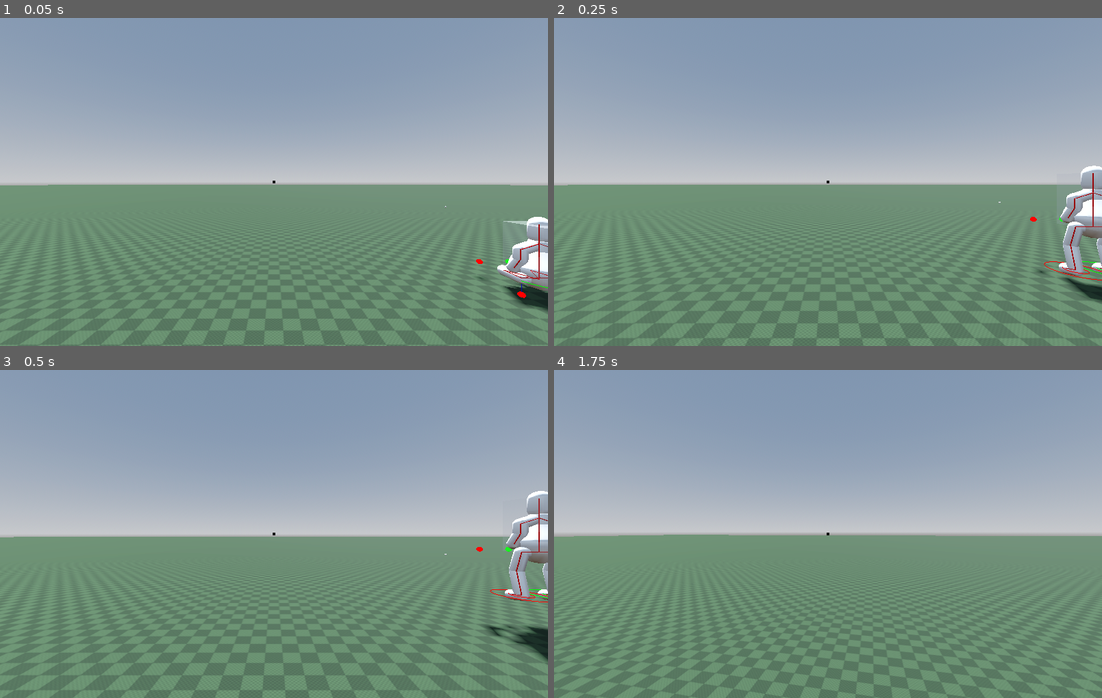
Above: before the commit, frames 1-4 (two rows, left to right).
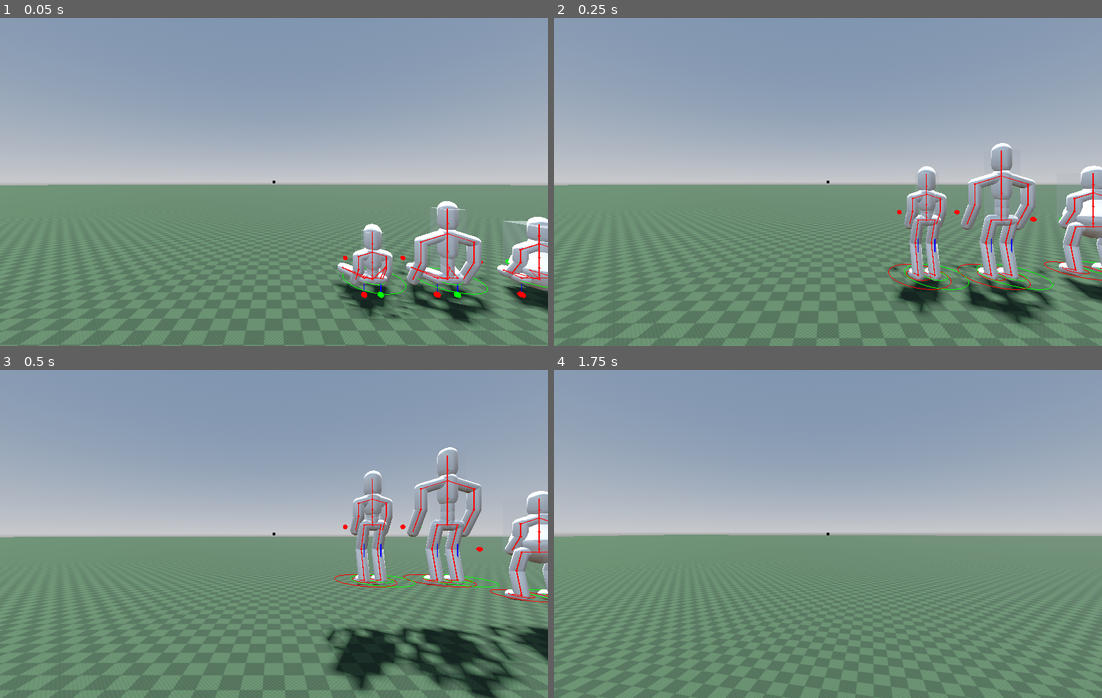
Above: after the commit, the same moments.

Repository: marcolatellafrias/character-parametric
Game: Godot game, scene res://Scenes/Demo.tscn
Two runs of this game, one before a commit and one after it. Both use one fixed random seed, a clock stepped at 60 frames per second and the inputs below.
Inputs (mouse positions are in pixels of both pictures, inside the frame that each line leads up to):
- Up to frame 1 (0.05 s): no input
- Up to frame 2 (0.25 s): no input
- Up to frame 3 (0.5 s): no input
- Up to frame 4 (1.75 s): tap Enter at 0.5 s; move the mouse to (855, 534) at 0.52 s; hold W (move_forward) from 0.53 s (still down); tap Space (jump) at 0.6, 0.77, 1.07, 1.52, 1.55 s; click (855, 534) at 0.67 s; move the mouse to (800, 534) at 1.27 s; click (800, 534) at 1.35 s

The runs differ from the first frame. In frame 1, 4.9% of the frame differs, in the area x 61-100%, y 55-94%; in frame 2, 6.3%; in frame 3, 8.6%, in the area x 59-100%, y 23-100%; in frame 4, nothing differs.

Commit message:
refined skeleton debug

Diff:
--- a/Scenes/Demo.tscn
+++ b/Scenes/Demo.tscn
@@ -158,6 +158,14 @@
 [node name="fat" parent="chars" instance=ExtResource("11_ymvx6")]
 transform = Transform3D(1, 0, 0, 0, 1, 0, 0, 0, 1, 1.235, 0.3, -10.597)
 
+[node name="giga" parent="chars" instance=ExtResource("11_ymvx6")]
+transform = Transform3D(1, 0, 0, 0, 1, 0, 0, 0, 1, -0.3612877, 0.3, -10.597)
+archetype = 3
+
+[node name="old" parent="chars" instance=ExtResource("11_ymvx6")]
+transform = Transform3D(1, 0, 0, 0, 1, 0, 0, 0, 1, -1.6626201, 0.3, -10.597)
+archetype = 4
+
 [node name="tall" parent="chars" instance=ExtResource("11_ymvx6")]
 transform = Transform3D(1, 0, 0, 0, 1, 0, 0, 0, 1, 2.8281984, 0.5, -10.493808)
 archetype = 2
--- a/Scripts/character/archetypes.gd
+++ b/Scripts/character/archetypes.gd
@@ -1,6 +1,6 @@
 class_name EntityStats
 
-enum Archetype {fat_man, kid, tall_lanky, giga}
+enum Archetype {fat_man, kid, tall_lanky, giga, old}
 enum Specie {human, alien, robot}
 
 #STATS
@@ -55,8 +55,10 @@
 		return tall_lanky_arch()
 	if(archetype == Archetype.kid):
 		return kid_arch()
+	if(archetype == Archetype.giga):
+		return giga_arch()
 	else:
-		return giga_arch()
+		return old_arch()
 
 func as_alien(seed: float) -> EntityStats:
 	return
@@ -127,7 +129,7 @@
 	arch.time_to_standup = 1.0
 	arch.strenght = 0.3
 	arch.throw_strenght = 0.2
-	arch.reach = 0.2
+	arch.reach = 0.3
 	arch.reach_multiplier = 1.0
 	arch.jump_strenght = 0.6
 	arch.jump_multiplier = 2.0
@@ -233,14 +235,59 @@
 	arch.fatness = 0.0
 	arch.muscularity = 1.0
 
+	arch.height = 2.2
+
+	arch.neck_to_head_proportion = 0.2
+	arch.chest_to_low_spine_proportion = 0.35
+	arch.legs_to_feet_proportion = 0.45
+	arch.hips_width_proportion = 0.08
+	arch.shoulder_width_proportion = 0.22
+
+	arch.has_neck = true
+
+	return arch
+
+static func old_arch() -> EntityStats:
+	var arch = EntityStats.new()
+
+	arch.weight = 120.0
+	arch.speed_forw = 2.0
+	arch.speed_back = 2.0
+	arch.speed_side = 2.0
+	arch.speed_multiplier = 2.0
+	arch.time_to_max_speed = 3.0
+	arch.vertical_forw_stability = 0.5
+	arch.vertical_back_stability = 0.5
+	arch.vertical_side_stability = 0.5
+	arch.vertical_stability_spring = 0.7
+	arch.vertical_stability_damp = 0.7
+	arch.time_to_standup = 1.0
+	arch.strenght = 0.55
+	arch.throw_strenght = 0.8
+	arch.reach = 0.5
+	arch.reach_multiplier = 1.0
+	arch.jump_strenght = 0.6
+	arch.jump_multiplier = 2.0
+	arch.time_to_max_jump = 0.5
+
+	arch.vertical_turn_speed = 0.8
+	arch.vertical_turn_spring = 0.8
+	arch.vertical_turn_damp = 0.8
+	arch.horizontal_turn_speed = 0.8
+	arch.horizontal_turn_spring = 0.8
+	arch.horizontal_turn_damp = 0.8
+
+	arch.fatness = 0.0
+	arch.muscularity = 1.0
+
 	arch.height = 1.8
 
 	arch.neck_to_head_proportion = 0.2
 	arch.chest_to_low_spine_proportion = 0.25
 	arch.legs_to_feet_proportion = 0.55
-	arch.hips_width_proportion = 1.5
-	arch.shoulder_width_proportion = 1.2
-
-	arch.has_neck = true
-
-	return arch
+	arch.hips_width_proportion = 0.08
+	arch.shoulder_width_proportion = 0.14
+
+	arch.has_neck = true
+
+	return arch
--- a/Scripts/character/custom_bone.gd
+++ b/Scripts/character/custom_bone.gd
@@ -6,6 +6,7 @@
 var length :float = capsule_dimensions.y :
 		get:  return capsule_dimensions.y
 		set(val): capsule_dimensions.y = val
+var visual_offsets : Vector2
 
 func _get_mesh_instance3d() -> MeshInstance3D:
 	var mesh_instance := MeshInstance3D.new() #DebugUtil.create_debug_colored_cube(bone.capsule_dimensions)
@@ -43,7 +44,7 @@
 	rigid_body.add_child(mesh_instance3d)
 	rigid_body.camera.position = Vector3(0, 1.7, 2.7)
 
-static func create(new_capsule_dimensions: Vector3, new_rest_rotation: Vector3, new_color: Color,father_bone: CustomBone=null, use_father_end: bool= true) -> CustomBone:
+static func create(new_capsule_dimensions: Vector3, new_rest_rotation: Vector3, new_color: Color, offsets: Vector2, father_bone: CustomBone=null, use_father_end: bool= true) -> CustomBone:
 	#Instancio
 	var bone := preload("res://Scenes/custom_bone.tscn").instantiate() as CustomBone
 	bone.capsule_dimensions = new_capsule_dimensions
@@ -82,6 +83,8 @@
 	#var debug_mesh := MeshInstance3D.new()
 	var debug_line := DebugUtil.create_debug_line(Color.RED,bone.capsule_dimensions.y,true,false)
 	bone.add_child(debug_line)
+	var debug_sphere := DebugUtil.create_debug_sphere(Color.RED,0.03,true)
+	bone.add_child(debug_sphere)
 
 	# Hago que el pivot del hueso, este donde termina o empieza el hueso padre
 	if father_bone:
@@ -101,35 +104,35 @@
 	pass
 
 
-static func createFromToLeft(new_parent: CustomBone, new_capsule_dimensions: Vector3, y_offset_rotation: float, z_offset_rotation: float, new_color: Color, use_parent_end_as_pivot: bool) -> CustomBone:
+static func createFromToLeft(new_parent: CustomBone, new_capsule_dimensions: Vector3,offsets: Vector2, y_offset_rotation: float, z_offset_rotation: float, new_color: Color, use_parent_end_as_pivot: bool) -> CustomBone:
 	var base_rotation := Vector3(0, 0, deg_to_rad(90))
 	var offset_rotation := Vector3(0.0, y_offset_rotation, z_offset_rotation)
 	var final_rest_rotation := base_rotation + offset_rotation
-	return create(new_capsule_dimensions, final_rest_rotation, new_color, new_parent, use_parent_end_as_pivot)
-
-static func createFromToRight(new_parent: CustomBone, new_capsule_dimensions: Vector3, y_offset_rotation: float, z_offset_rotation: float, new_color: Color, use_parent_end_as_pivot: bool) -> CustomBone:
+	return create(new_capsule_dimensions, final_rest_rotation, new_color, offsets, new_parent, use_parent_end_as_pivot)
+
+static func createFromToRight(new_parent: CustomBone, new_capsule_dimensions: Vector3, offsets: Vector2, y_offset_rotation: float, z_offset_rotation: float, new_color: Color, use_parent_end_as_pivot: bool) -> CustomBone:
 	var base_rotation := Vector3(0, 0, deg_to_rad(-90))
 	var offset_rotation := Vector3(0.0, y_offset_rotation, z_offset_rotation)
 	var final_rest_rotation := base_rotation + offset_rotation
-	return create(new_capsule_dimensions, final_rest_rotation, new_color, new_parent, use_parent_end_as_pivot)
-
-static func createFromToDown(new_parent: CustomBone, new_capsule_dimensions: Vector3, z_offset_rotation: float, x_offset_rotation: float, new_color: Color, use_parent_end_as_pivot: bool) -> CustomBone:
+	return create(new_capsule_dimensions, final_rest_rotation, new_color, offsets, new_parent, use_parent_end_as_pivot)
+
+static func createFromToDown(new_parent: CustomBone, new_capsule_dimensions: Vector3,offsets: Vector2, z_offset_rotation: float, x_offset_rotation: float, new_color: Color, use_parent_end_as_pivot: bool) -> CustomBone:
 	var base_rotation := Vector3(deg_to_rad(180), 0, 0)
 	var offset_rotation := Vector3(x_offset_rotation, 0.0, z_offset_rotation)
 	var final_rest_rotation :=  base_rotation + offset_rotation
-	return create(new_capsule_dimensions, final_rest_rotation, new_color, new_parent, use_parent_end_as_pivot)
-
-static func createFromToUp(new_parent: CustomBone, new_capsule_dimensions: Vector3, z_offset_rotation: float, x_offset_rotation: float, new_color: Color, use_parent_end_as_pivot: bool) -> CustomBone:
+	return create(new_capsule_dimensions, final_rest_rotation, new_color, offsets, new_parent, use_parent_end_as_pivot)
+
+static func createFromToUp(new_parent: CustomBone, new_capsule_dimensions: Vector3,offsets: Vector2, z_offset_rotation: float, x_offset_rotation: float, new_color: Color, use_parent_end_as_pivot: bool) -> CustomBone:
 	var base_rotation := Vector3(0, 0, 0)
 	var offset_rotation := Vector3(x_offset_rotation, 0.0, z_offset_rotation)
 	var final_rest_rotation := base_rotation + offset_rotation
-	return create(new_capsule_dimensions, final_rest_rotation, new_color, new_parent, use_parent_end_as_pivot)
-
-static func createFromToForward(new_parent: CustomBone, new_capsule_dimensions: Vector3, y_offset_rotation: float, z_offset_rotation: float, new_color: Color, use_parent_end_as_pivot: bool) -> CustomBone:
+	return create(new_capsule_dimensions, final_rest_rotation, new_color, offsets, new_parent, use_parent_end_as_pivot)
+
+static func createFromToForward(new_parent: CustomBone, new_capsule_dimensions: Vector3,offsets: Vector2, y_offset_rotation: float, z_offset_rotation: float, new_color: Color, use_parent_end_as_pivot: bool) -> CustomBone:
 	var base_rotation := Vector3(-deg_to_rad(90), 0, 0)
 	var offset_rotation := Vector3(0.0, y_offset_rotation, z_offset_rotation)
 	var final_rest_rotation := base_rotation + offset_rotation
-	return create(new_capsule_dimensions, final_rest_rotation, new_color, new_parent, use_parent_end_as_pivot)
+	return create(new_capsule_dimensions, final_rest_rotation, new_color, offsets, new_parent, use_parent_end_as_pivot)
 
 func pose_from_rest_to(dir: Vector3, pole: Vector3) -> Basis:
 	# Compute the rest basis from the bone's stored rest_rotation
--- a/Scripts/character/custom_bones_util.gd
+++ b/Scripts/character/custom_bones_util.gd
@@ -24,31 +24,31 @@
 static func create(sizes: SkeletonSizesUtil, entity_stats: EntityStats) -> CustomBonesUtil:
 	var bones_util = CustomBonesUtil.new()
 	# Hueso raíz
-	bones_util.lower_spine = CustomBone.create(sizes.lower_spine_size, Vector3.ZERO, Color.WHITE_SMOKE)
+	bones_util.lower_spine = CustomBone.create(sizes.lower_spine_size, Vector3.ZERO, Color.WHITE_SMOKE, Vector2.ZERO)
 	# Chest and spine
-	bones_util.middle_spine = CustomBone.createFromToUp(bones_util.lower_spine, sizes.middle_spine_size, 0.0,0.0, Color.SKY_BLUE, true)
-	bones_util.upper_spine = CustomBone.createFromToUp(bones_util.middle_spine, sizes.upper_spine_size, 0.0,0.0, Color.BURLYWOOD , true)
-	bones_util.chest = CustomBone.createFromToUp(bones_util.upper_spine, sizes.chest_size, 0.0,0.0, Color.BURLYWOOD , true)
-	bones_util.left_hip = CustomBone.createFromToLeft(bones_util.lower_spine, sizes.hip_size, 0.0,0.0, Color.ROYAL_BLUE , false)
-	bones_util.right_hip = CustomBone.createFromToRight(bones_util.lower_spine, sizes.hip_size, 0.0,0.0, Color.ROYAL_BLUE , false)
+	bones_util.middle_spine = CustomBone.createFromToUp(bones_util.lower_spine, sizes.middle_spine_size,Vector2.ZERO, 0.0,0.0, Color.SKY_BLUE, true)
+	bones_util.upper_spine = CustomBone.createFromToUp(bones_util.middle_spine, sizes.upper_spine_size,Vector2.ZERO, 0.0,0.0, Color.BURLYWOOD , true)
+	bones_util.chest = CustomBone.createFromToUp(bones_util.upper_spine, sizes.chest_size,Vector2.ZERO, 0.0,0.0, Color.BURLYWOOD , true)
+	bones_util.left_hip = CustomBone.createFromToLeft(bones_util.lower_spine, sizes.hip_size,Vector2.ZERO, 0.0,0.0, Color.ROYAL_BLUE , false)
+	bones_util.right_hip = CustomBone.createFromToRight(bones_util.lower_spine, sizes.hip_size,Vector2.ZERO, 0.0,0.0, Color.ROYAL_BLUE , false)
 
 	# Legs
-	bones_util.left_upper_leg = CustomBone.createFromToDown(bones_util.left_hip, sizes.upper_leg_size, 0.0,0.0, Color.YELLOW , true)
-	bones_util.left_lower_leg = CustomBone.createFromToDown(bones_util.left_upper_leg, sizes.lower_leg_size, 0.0,0.0, Color.ORANGE , true)
-	bones_util.right_upper_leg = CustomBone.createFromToDown(bones_util.right_hip, sizes.upper_leg_size, 0.0,0.0, Color.YELLOW , true)
-	bones_util.right_lower_leg = CustomBone.createFromToDown(bones_util.right_upper_leg, sizes.lower_leg_size, 0.0,0.0, Color.ORANGE , true)
-	bones_util.right_upper_feet = CustomBone.createFromToForward(bones_util.right_lower_leg, sizes.upper_feet_size, 0.0,0.0, Color.ORANGE , true)
-	bones_util.left_upper_feet = CustomBone.createFromToForward(bones_util.left_lower_leg, sizes.upper_feet_size, 0.0,0.0, Color.ORANGE , true)
+	bones_util.left_upper_leg = CustomBone.createFromToDown(bones_util.left_hip, sizes.upper_leg_size,Vector2.ZERO, 0.0,0.0, Color.YELLOW , true)
+	bones_util.left_lower_leg = CustomBone.createFromToDown(bones_util.left_upper_leg, sizes.lower_leg_size,Vector2.ZERO, 0.0,0.0, Color.ORANGE , true)
+	bones_util.right_upper_leg = CustomBone.createFromToDown(bones_util.right_hip, sizes.upper_leg_size,Vector2.ZERO, 0.0,0.0, Color.YELLOW , true)
+	bones_util.right_lower_leg = CustomBone.createFromToDown(bones_util.right_upper_leg, sizes.lower_leg_size,Vector2.ZERO, 0.0,0.0, Color.ORANGE , true)
+	bones_util.right_upper_feet = CustomBone.createFromToForward(bones_util.right_lower_leg, sizes.upper_feet_size,Vector2.ZERO, 0.0,0.0, Color.ORANGE , true)
+	bones_util.left_upper_feet = CustomBone.createFromToForward(bones_util.left_lower_leg, sizes.upper_feet_size,Vector2.ZERO, 0.0,0.0, Color.ORANGE , true)
 	if entity_stats.has_neck:
-		bones_util.neck = CustomBone.createFromToUp(bones_util.chest, sizes.neck_size, 0.0,0.0, Color.RED , true)
-	bones_util.head = CustomBone.createFromToUp(bones_util.neck if bones_util.neck else bones_util.chest, sizes.head_size, 0.0,0.0, Color.GREEN , true)
+		bones_util.neck = CustomBone.createFromToUp(bones_util.chest, sizes.neck_size,Vector2.ZERO, 0.0,0.0, Color.RED , true)
+	bones_util.head = CustomBone.createFromToUp(bones_util.neck if bones_util.neck else bones_util.chest, sizes.head_size,Vector2.ZERO, 0.0,0.0, Color.GREEN , true)
 	# Shoulders
-	bones_util.left_shoulder = CustomBone.createFromToLeft(bones_util.chest, sizes.shoulder_width, 0.0,0.3, Color.CHOCOLATE , true)
-	bones_util.right_shoulder = CustomBone.createFromToRight(bones_util.chest, sizes.shoulder_width, 0.0,-0.3, Color.GREEN , true)
+	bones_util.left_shoulder = CustomBone.createFromToLeft(bones_util.chest, sizes.shoulder_width,Vector2.ZERO, 0.0,0.3, Color.CHOCOLATE , true)
+	bones_util.right_shoulder = CustomBone.createFromToRight(bones_util.chest, sizes.shoulder_width,Vector2.ZERO, 0.0,-0.3, Color.GREEN , true)
 
 	# Arms
-	bones_util.right_upper_arm = CustomBone.createFromToDown(bones_util.right_shoulder, sizes.upper_arm_size, 0.0,0.0, Color.VIOLET , true)
-	bones_util.right_lower_arm = CustomBone.createFromToDown(bones_util.right_upper_arm, sizes.lower_arm_size, 0.0,0.5, Color.RED , true)
-	bones_util.left_upper_arm = CustomBone.createFromToDown(bones_util.left_shoulder, sizes.upper_arm_size, 0.0,0.0, Color.VIOLET , true)
-	bones_util.left_lower_arm = CustomBone.createFromToDown(bones_util.left_upper_arm, sizes.lower_arm_size, 0.0,0.5, Color.RED , true)
+	bones_util.right_upper_arm = CustomBone.createFromToDown(bones_util.right_shoulder, sizes.upper_arm_size,Vector2.ZERO, 0.0,0.0, Color.VIOLET , true)
+	bones_util.right_lower_arm = CustomBone.createFromToDown(bones_util.right_upper_arm, sizes.lower_arm_size,Vector2.ZERO, 0.0,0.5, Color.RED , true)
+	bones_util.left_upper_arm = CustomBone.createFromToDown(bones_util.left_shoulder, sizes.upper_arm_size,Vector2.ZERO, 0.0,0.0, Color.VIOLET , true)
+	bones_util.left_lower_arm = CustomBone.createFromToDown(bones_util.left_upper_arm, sizes.lower_arm_size,Vector2.ZERO, 0.0,0.5, Color.RED , true)
 	return bones_util
--- a/Scripts/character/debug_util.gd
+++ b/Scripts/character/debug_util.gd
@@ -9,6 +9,7 @@
 	mesh_instance.position = Vector3(0.0, (-length * 0.5) if to_down else (length * 0.5), 0.0)
 
 	var material := StandardMaterial3D.new()
+	material.shading_mode = BaseMaterial3D.SHADING_MODE_UNSHADED
 	material.albedo_color = color
 
 	if on_top:
@@ -17,15 +18,18 @@
 	mesh_instance.material_override = material
 	return mesh_instance
 
-static func create_debug_sphere(color: Color) -> MeshInstance3D:
+static func create_debug_sphere(color: Color, size: float = 0.1, on_top: bool = false) -> MeshInstance3D:
 	var mesh_instance := MeshInstance3D.new()
 	var sphere := SphereMesh.new()
 	mesh_instance.mesh = sphere
-	mesh_instance.scale = Vector3(0.1,0.1,0.1)
+	mesh_instance.scale = Vector3(size,size,size)
 
 	var material := StandardMaterial3D.new()
 	material.albedo_color = color
 	material.shading_mode = BaseMaterial3D.SHADING_MODE_UNSHADED
+	if on_top:
+		material.depth_draw_mode = BaseMaterial3D.DEPTH_DRAW_ALWAYS
+		material.depth_test = 1
 	mesh_instance.material_override = material
 	return mesh_instance
 
--- a/Scripts/character/skeleton_sizes_util.gd
+++ b/Scripts/character/skeleton_sizes_util.gd
@@ -88,17 +88,22 @@
 
 	var upper_belly_radius : float = lerp_range(0.1,0.7,entityStats.fatness)
 	var lower_belly_radius : float = lerp_range(0.1,0.5,entityStats.fatness)
+	skelSizes.middle_spine_size = Vector3(upper_belly_radius, new_torso_height * 0.2, lower_belly_radius)
 
-	skelSizes.middle_spine_size = Vector3(upper_belly_radius, new_torso_height * 0.2, lower_belly_radius)
 	skelSizes.upper_spine_size = Vector3(0.1, new_torso_height * 0.3, 0.1)
 	skelSizes.chest_size = Vector3(0.2, new_torso_height * 0.4, 0.2)
+
+
+	var arm_total := entityStats.reach
+	skelSizes.upper_arm_size = Vector3(0.1, arm_total * 0.45, 0.1)
+	skelSizes.lower_arm_size = Vector3(0.1, arm_total * 0.55, 0.1)
 	skelSizes.upper_leg_size = Vector3(0.1, new_leg_height * 0.45, 0.1)
 	skelSizes.lower_leg_size = Vector3(0.1, new_leg_height * 0.55, 0.1)
+
+
 	skelSizes.upper_feet_size = Vector3(0.1, new_leg_height * 0.2, 0.1)
 	skelSizes.lower_feet_size = Vector3(0.1, new_leg_height * 0.02, 0.1)
-	var arm_total := new_leg_height *0.5#torso_height * arms_proportion
-	skelSizes.upper_arm_size = Vector3(0.1, arm_total * 0.45, 0.1)
-	skelSizes.lower_arm_size = Vector3(0.1, arm_total * 0.55, 0.1)
+
 	skelSizes.hip_size = Vector3( 0.1, new_hips_width, 0.1)
 	skelSizes.shoulder_width = Vector3( 0.1, new_shoulders_width, 0.1)
 
@@ -157,10 +162,5 @@
 	_prev_origin = origin
 
 
-
-
-
-
-
 static func lerp_range(min_val: float, max_val: float, t: float) -> float:
 	return min_val + (max_val - min_val) * clamp(t, 0.0, 1.0)
